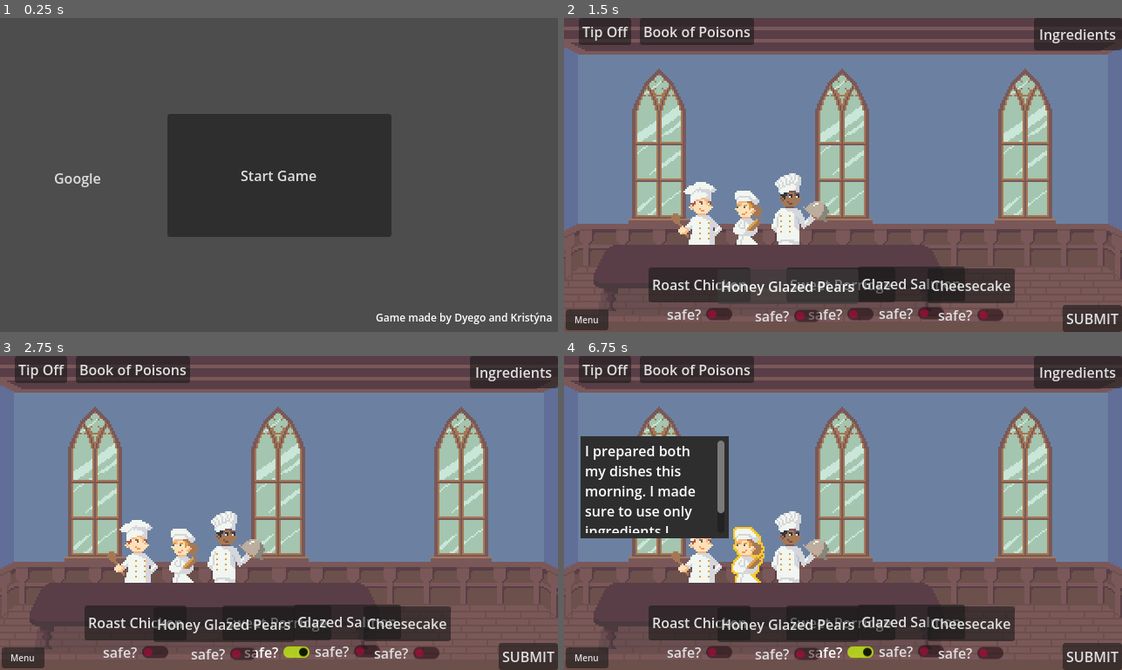
Above: before the commit, frames 1-4 (two rows, left to right).
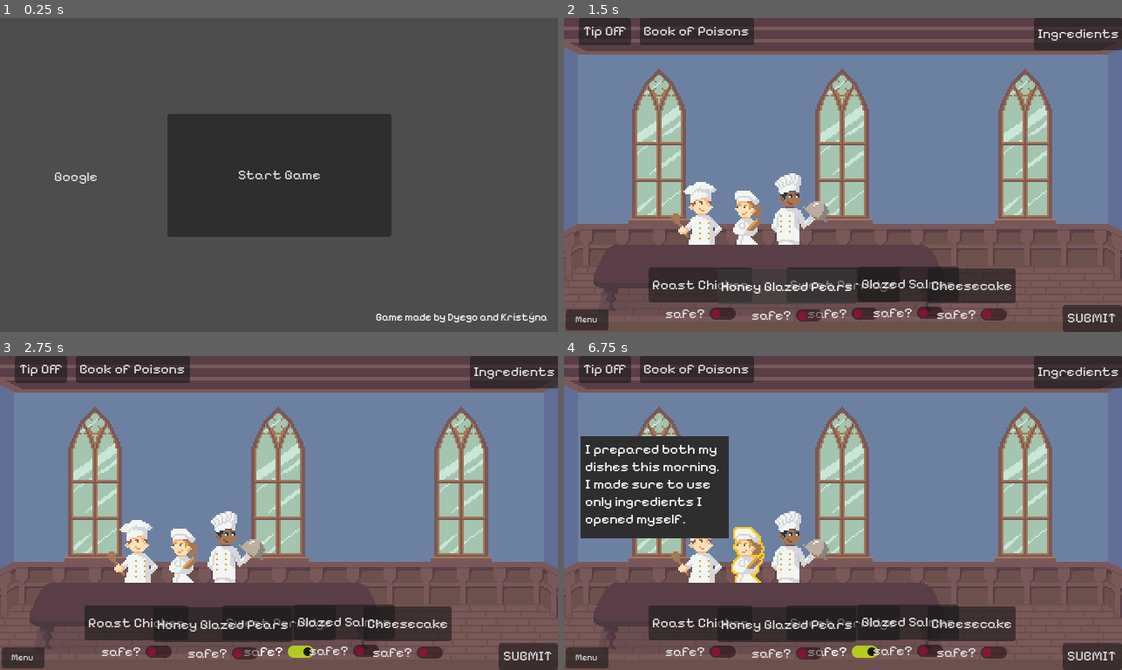
Above: after the commit, the same moments.

Repository: krstnvz/brackeys-gamejam
Game: Godot game, scene res://scenes/game/root.tscn
The game is run twice, just before and just after one commit, with the same random seed, the same clock (stepped at 60 frames per second) and the same inputs.
Inputs (mouse positions are in pixels of both pictures, inside the frame that each line leads up to):
- Up to frame 1 (0.25 s): no input
- Up to frame 2 (1.5 s): click "Start Game" at 0.5 s; click "Sweet Porridge" at 1.25 s
- Up to frame 3 (2.75 s): click "safe?" at 2 s
- Up to frame 4 (6.75 s): click "Glazed Salmon" at 2.75 s; click "Roast Chicken" at 3.5 s; click "Honey Glazed Pears" at 4.25 s; click "Cheesecake" at 5 s; click (798, 547) at 5.75 s; click (748, 553) at 6.5 s

The runs differ from the first frame. In frame 1, 1.0% of the frame differs, in the area x 9-99%, y 48-98%; in frame 2, 3.4%; in frame 3, 3.4%; in frame 4, 6.0%, in the area x 2-100%, y 2-98%.

Commit message:
feat: add custom font

Diff:
--- a/project.godot
+++ b/project.godot
@@ -27,6 +27,10 @@
 window/stretch/mode="canvas_items"
 window/stretch/aspect="expand"
 
+[gui]
+
+theme/custom_font="uid://b7f6el4h5bch6"
+
 [physics]
 
 3d/physics_engine="Jolt Physics"
Binary file added: font/PixelifySans-VariableFont_wght.ttf
Not shown, added: font/PixelifySans-VariableFont_wght.ttf.import
